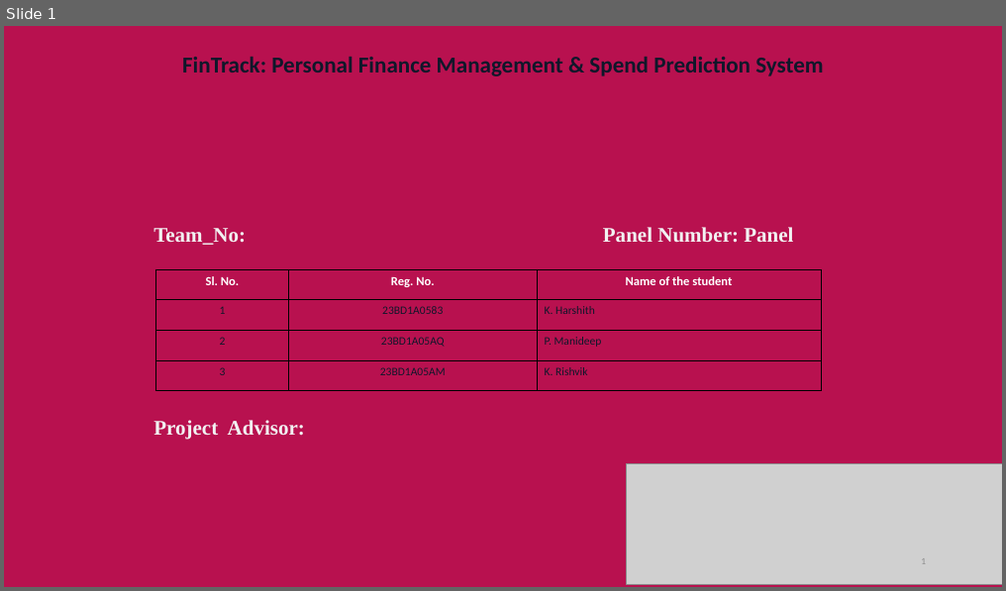
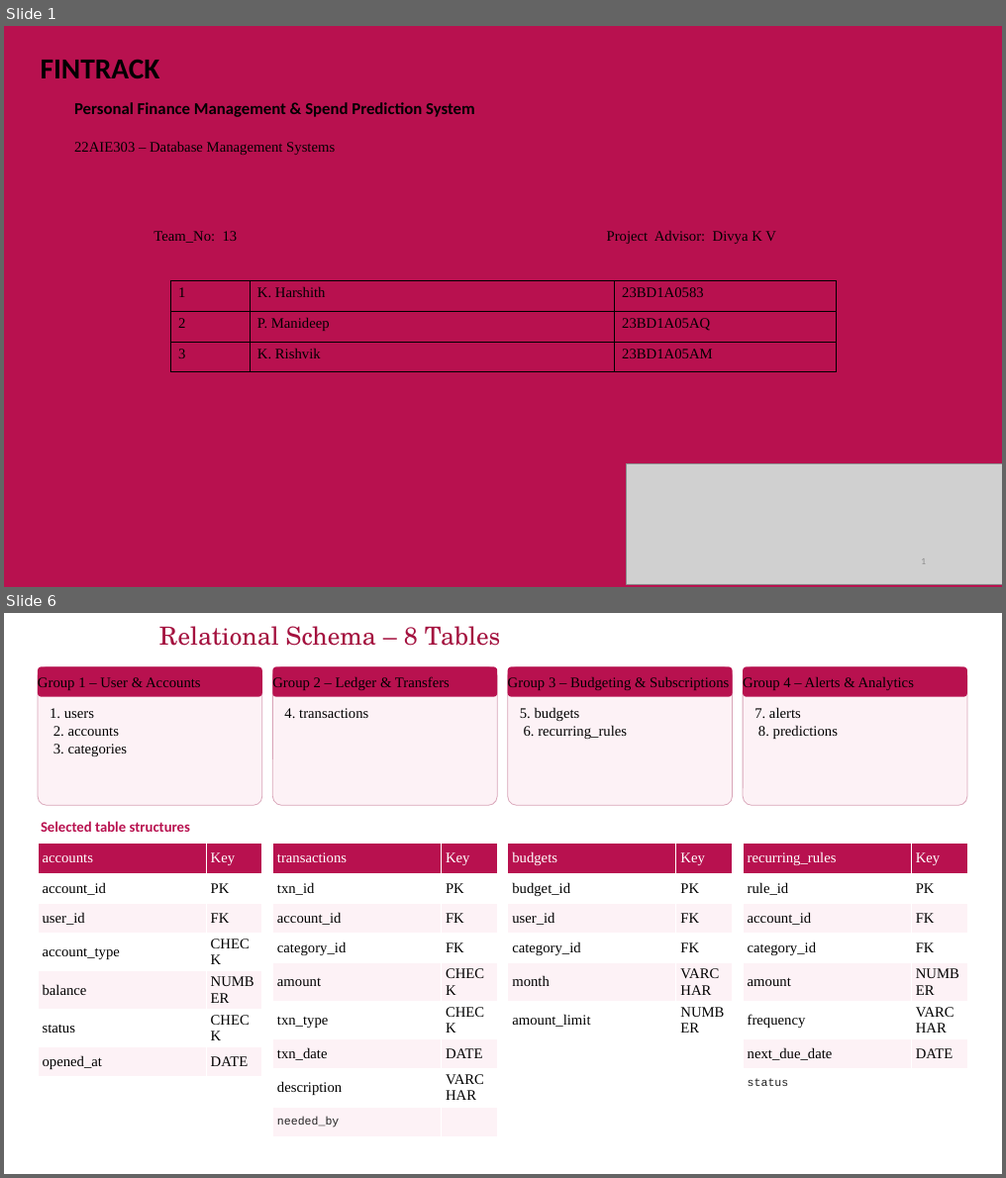
Before and after one commit to harshithchowdary999/Fintrack, a slide deck: FinTrack_Presentation.pptx. Shown one above the other, each under a label of ours: slide 1 before the commit, slides 1 and 6 after it; the slides between them are not shown. The pictures are 1006x591 and 1006x1178 pixels, drawn with LibreOffice and Linux fonts; fonts in the diff are those of the drawing; grey boxes stand for pictures; background and template pictures are left out. Boxes give left, top, right and bottom in pixels: in the first picture for what was removed or moved away, otherwise in the second. Text is boxed around its words. In the diff, an @@ line names an element or a change of style, - is before the commit and + after.

Commit message:
Update FinTrack presentation with exact Amrita DBMS 12-slide template structure and visual diagrams

```diff
--- a/FinTrack_Presentation.pptx
+++ b/FinTrack_Presentation.pptx
@@ slide 6 added at (x1=4, y1=613, x2=1002, y2=1174), background #FFFFFF @@
@@ title added at (x1=159, y1=626, x2=501, y2=646), 24 pt, text #A4123F @@
+Relational Schema – 8 Tables
@@ rounded rectangle added at (x1=38, y1=666, x2=262, y2=805), fill #FDF2F6, outline #D9A5B8 0.75 pt @@
@@ rounded rectangle added at (x1=38, y1=666, x2=262, y2=697), fill #B8114F @@
@@ rounded rectangle added at (x1=272, y1=666, x2=497, y2=805), fill #FDF2F6, outline #D9A5B8 0.75 pt @@
@@ rounded rectangle added at (x1=272, y1=666, x2=497, y2=697), fill #B8114F @@
@@ rounded rectangle added at (x1=508, y1=666, x2=733, y2=805), fill #FDF2F6, outline #D9A5B8 0.75 pt @@
@@ rounded rectangle added at (x1=508, y1=666, x2=733, y2=697), fill #B8114F @@
@@ rounded rectangle added at (x1=743, y1=666, x2=967, y2=805), fill #FDF2F6, outline #D9A5B8 0.75 pt @@
@@ rounded rectangle added at (x1=743, y1=666, x2=967, y2=697), fill #B8114F @@
@@ text added at (x1=38, y1=677, x2=201, y2=690), 14 pt, text #000000 @@
+Group 1 – User & Accounts
@@ text added at (x1=272, y1=675, x2=450, y2=690), 14 pt, text #000000 @@
+Group 2 – Ledger & Transfers
@@ text added at (x1=508, y1=677, x2=729, y2=690), 14 pt, text #000000 @@
+Group 3 – Budgeting & Subscriptions
@@ text added at (x1=743, y1=677, x2=914, y2=690), 14 pt, text #000000 @@
+Group 4 – Alerts & Analytics
@@ text added at (x1=50, y1=708, x2=128, y2=757), 14 pt, text #000000 @@
+1. users
+2. accounts
+3. categories
@@ text added at (x1=284, y1=708, x2=368, y2=718), 14 pt, text #000000 @@
+4. transactions
@@ text added at (x1=520, y1=707, x2=627, y2=739), 14 pt, text #000000 @@
+5. budgets
+6. recurring_rules
@@ text added at (x1=754, y1=707, x2=838, y2=739), 14 pt, text #000000 @@
+7. alerts
+8. predictions
@@ table added at (x1=38, y1=844, x2=262, y2=1083), 8 rows, 2 columns @@
+accounts | Key
+account_id | PK
+user_id | FK
+account_type | CHECK
+balance | NUMBER
+status | CHECK
+opened_at | DATE
+ | 
@@ text added at (x1=41, y1=821, x2=190, y2=832), 14 pt, text #B8114F, bold @@
+Selected table structures
@@ table added at (x1=272, y1=844, x2=497, y2=1132), 9 rows, 2 columns @@
+transactions | Key
+txn_id | PK
+account_id | FK
+category_id | FK
+amount | CHECK
+txn_type | CHECK
+txn_date | DATE
+description | VARCHAR
+needed_by | 
@@ table added at (x1=508, y1=844, x2=733, y2=1031), 6 rows, 2 columns @@
+budgets | Key
+budget_id | PK
+user_id | FK
+category_id | FK
+month | VARCHAR
+amount_limit | NUMBER
@@ table added at (x1=743, y1=844, x2=967, y2=1090), 8 rows, 2 columns @@
+recurring_rules | Key
+rule_id | PK
+account_id | FK
+category_id | FK
+amount | NUMBER
+frequency | VARCHAR
+next_due_date | DATE
+status | 
@@ page number added at (x1=14, y1=1144, x2=76, y2=1173), 12 pt, text #FFFFFF @@
+6
@@ slide 1 changed as well @@
@@ text added at (x1=41, y1=59, x2=160, y2=78), 28 pt, text #000000, bold @@
+FINTRACK
@@ text at (x1=74, y1=102, x2=475, y2=117): text changed; size 22 to 16 pt; text colour #0F172A to #000000 @@
-FinTrack: Personal Finance Management & Spend Prediction System
+Personal Finance Management & Spend Prediction System
@@ text added at (x1=74, y1=142, x2=335, y2=155), 14 pt, text #000000 @@
+22AIE303 – Database Management Systems
@@ text at (x1=153, y1=231, x2=776, y2=244): text changed; size 20 to 14 pt; text colour #F2F2F2 to #000000; bold off @@
-Team_No: Panel Number: Panel
-Project Advisor:
+Team_No: 13 Project Advisor: Divya K V
@@ table at (x1=171, y1=281, x2=837, y2=372) @@
-row 1: Sl. No. | Reg. No. | Name of the student
-row 2: 1 | 23BD1A0583 | K. Harshith
-row 3: 2 | 23BD1A05AQ | P. Manideep
-row 4: 3 | 23BD1A05AM | K. Rishvik
+row 1: 1 | K. Harshith | 23BD1A0583
+row 2: 2 | P. Manideep | 23BD1A05AQ
+row 3: 3 | K. Rishvik | 23BD1A05AM
@@ table resized from (x1=156, y1=271, x2=822, y2=379) to (x1=171, y1=281, x2=837, y2=372) @@
```
Also in this commit, not shown: 1 other slide changed, 9 other slides added, 21 slides removed.
